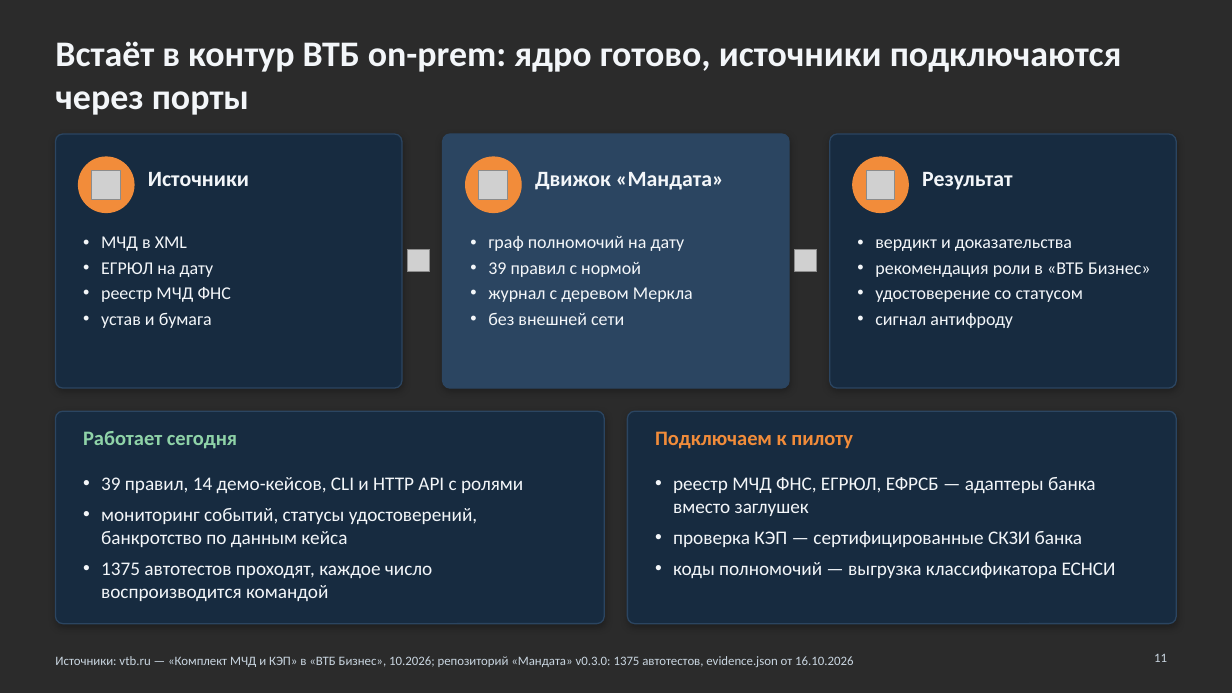
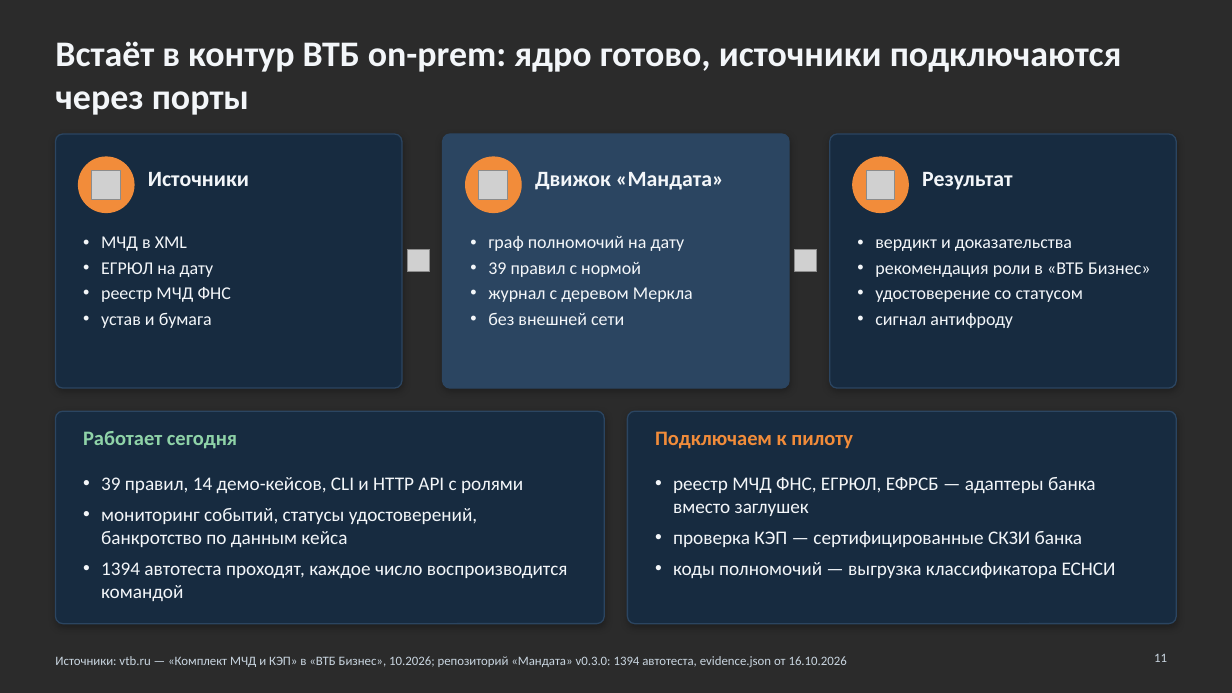
Before and after one commit to KonkovDV/Mandat, a slide deck: slide 11 of submission/slides/Mandat_VTB.pptx. Drawn at 1232x693 pixels with LibreOffice and Linux fonts; fonts in the diff are those of the drawing; grey boxes stand for pictures; background and template pictures are left out; a plain dark background stands for a picture behind light text. Boxes give left, top, right and bottom in pixels: in the first picture for what was removed or moved away, otherwise in the second. Text is boxed around its words. In the diff, an @@ line names an element or a change of style, - is before the commit and + after.

Commit message:
chore(M-04): regenerate evidence and deck

```diff
--- a/submission/slides/Mandat_VTB.pptx
+++ b/submission/slides/Mandat_VTB.pptx
@@ text at box(101, 562, 568, 601): text changed @@
-• 1375 автотестов проходят, каждое число воспроизводится командой
+• 1394 автотеста проходят, каждое число воспроизводится командой
@@ text at box(55, 656, 847, 667): text changed @@
-Источники: vtb.ru — «Комплект МЧД и КЭП» в «ВТБ Бизнес», 10.2026; репозиторий «Мандата» v0.3.0: 1375 автотестов, evidence.json от 16.10.2026
+Источники: vtb.ru — «Комплект МЧД и КЭП» в «ВТБ Бизнес», 10.2026; репозиторий «Мандата» v0.3.0: 1394 автотеста, evidence.json от 16.10.2026
```
Also in this commit, not shown: 2 other slides changed, 4 other files.
